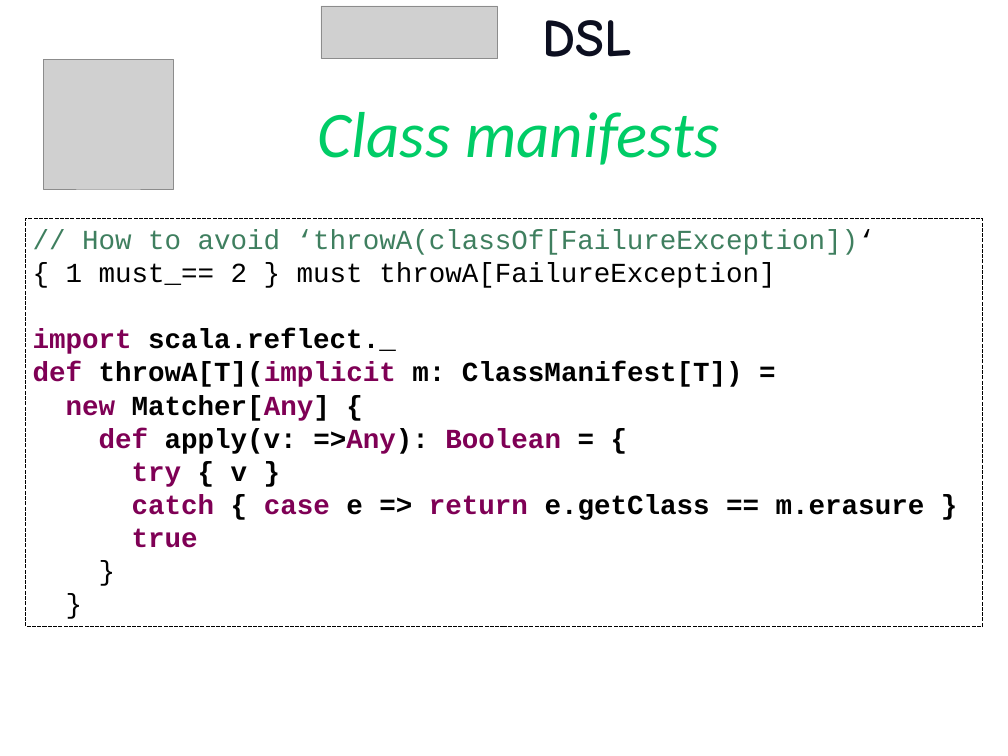
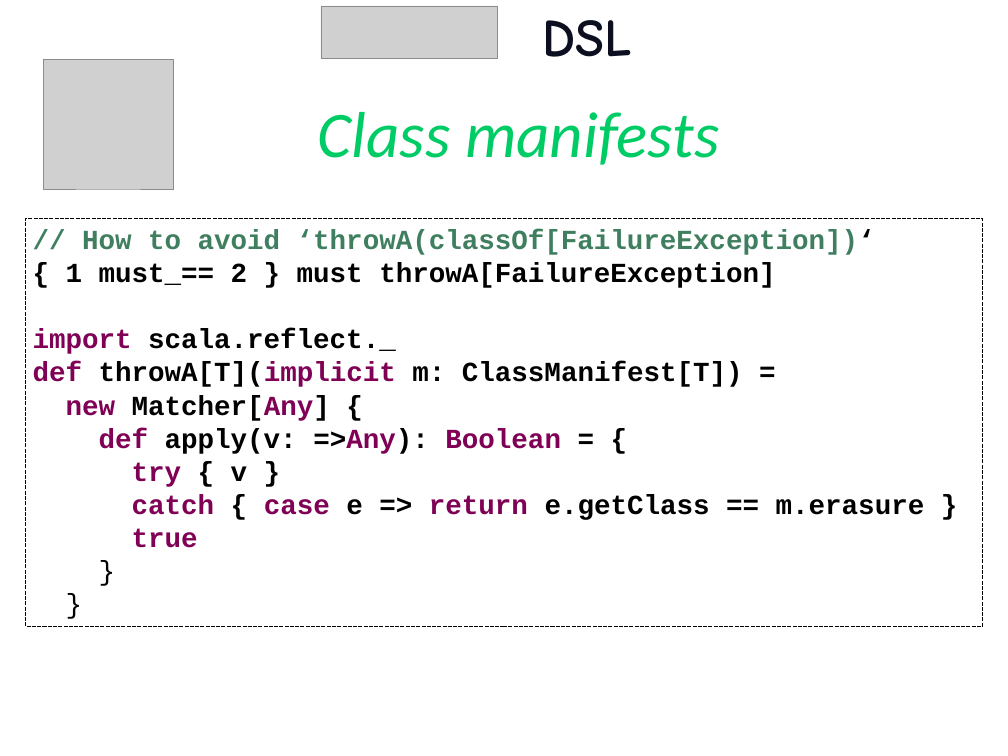
Before and after one commit to etorreborre/oscon-2010, a slide deck: slide 52 of src/main/resources/oscon_2010_specs.pptx (slide 51 before the commit). Drawn at 1008x756 pixels with LibreOffice and Linux fonts; fonts in the diff are those of the drawing; grey boxes stand for pictures; background and template pictures are left out. Boxes give left, top, right and bottom in pixels: in the first picture for what was removed or moved away, otherwise in the second. Text is boxed around its words. In the diff, an @@ line names an element or a change of style, - is before the commit and + after.

```diff
--- a/src/main/resources/oscon_2010_specs.pptx
+++ b/src/main/resources/oscon_2010_specs.pptx
@@ text in rectangle at box(66, 230, 875, 288): bold on in "// How to avoid ‘throwA(classOf[FailureException])‘", "{ 1 must_== 2 } must throwA[FailureException]" @@
```
Also in this commit, not shown: 8 other slides changed, 3 slides added.
